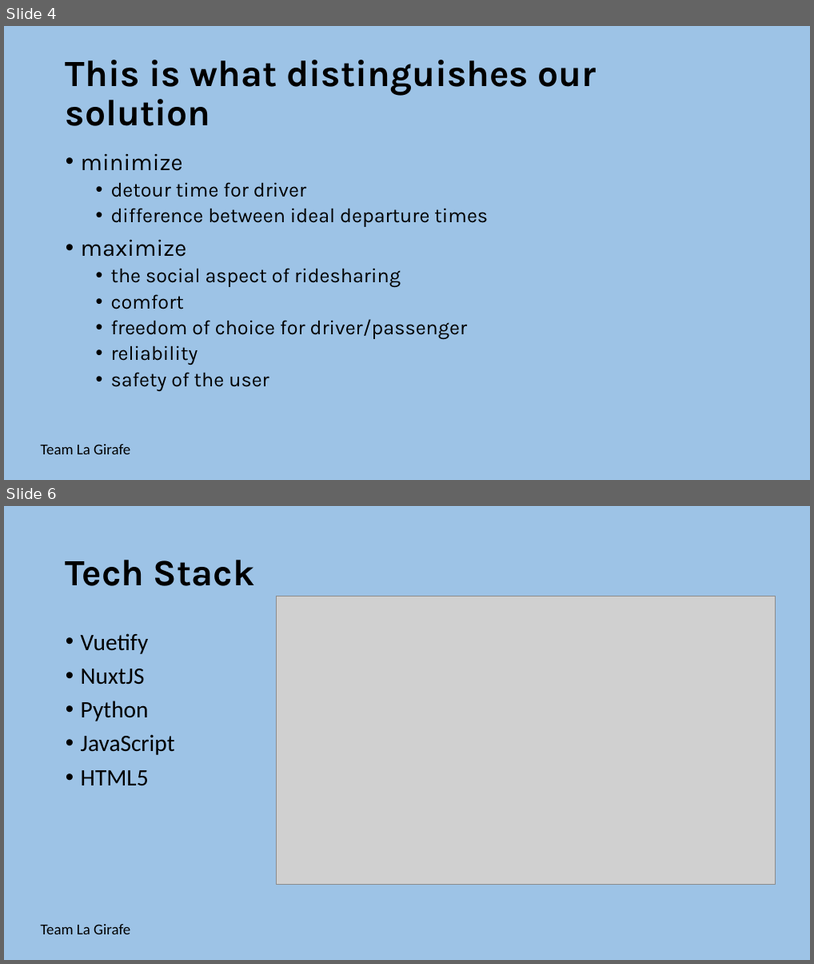
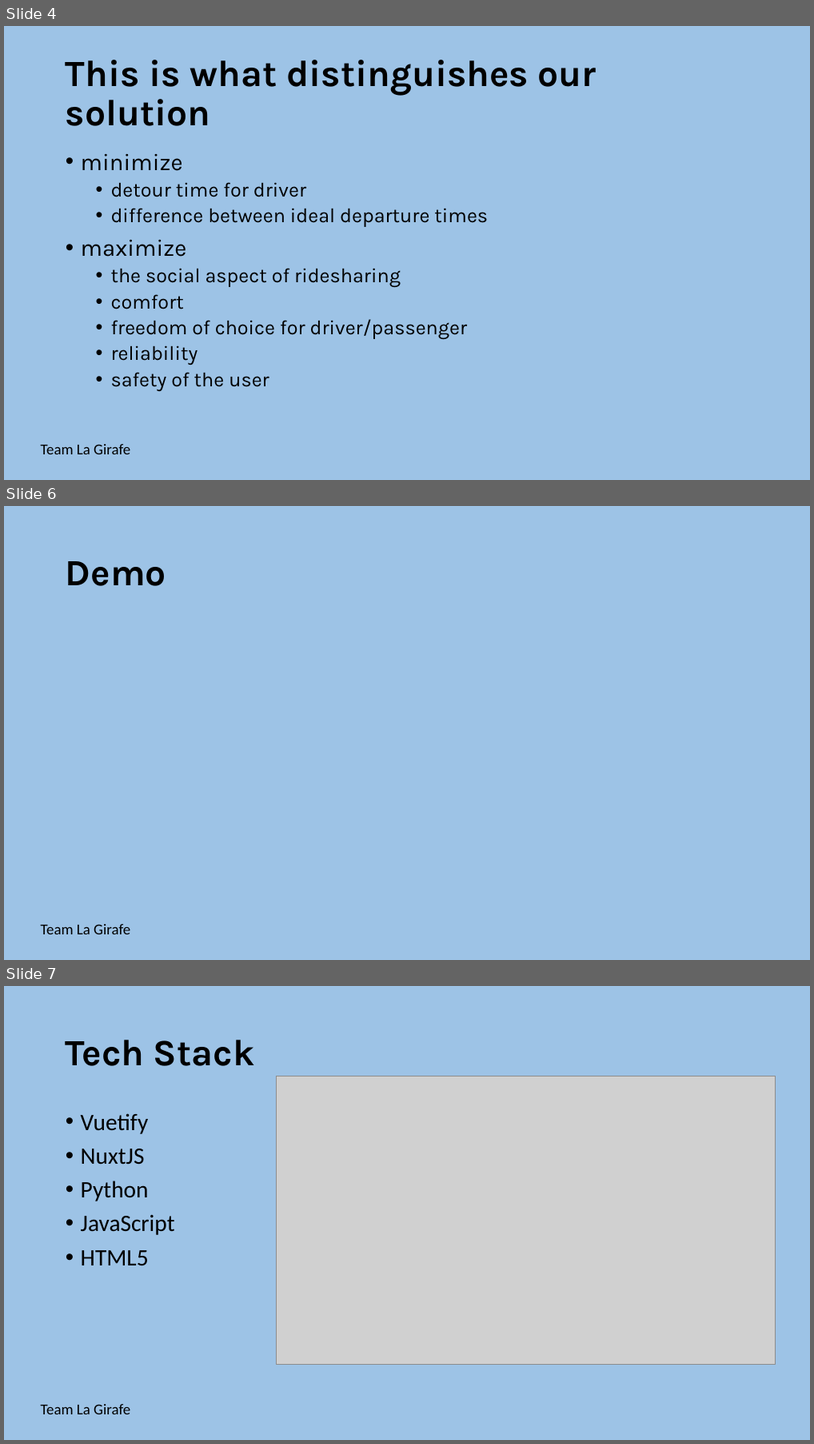
Before and after one commit to lumagician/dachfenster, a slide deck: static/dachfenster-pitch.pptx. Shown one above the other, each under a label of ours: slides 4 and 6 before the commit, slides 4, 6 and 7 after it; the slides between them are not shown. The pictures are 814x964 and 814x1444 pixels, drawn with LibreOffice and Linux fonts; fonts in the diff are those of the drawing; grey boxes stand for pictures. Boxes give left, top, right and bottom in pixels: in the first picture for what was removed or moved away, otherwise in the second. Text is boxed around its words. In the diff, an @@ line names an element or a change of style, - is before the commit and + after.

```diff
--- a/static/dachfenster-pitch.pptx
+++ b/static/dachfenster-pitch.pptx
@@ slide 6 added at (4,506,810,960), background #9DC3E6 @@
@@ title added at (66,561,166,586), 44 pt, text #000000, bold @@
+Demo
@@ text added at (41,924,130,934), 18 pt, text #000000 @@
+Team La Girafe
@@ what was slide 6 is now slide 7 @@
```
Also in this commit, not shown: 1 slide changed, 1 other slide added.
